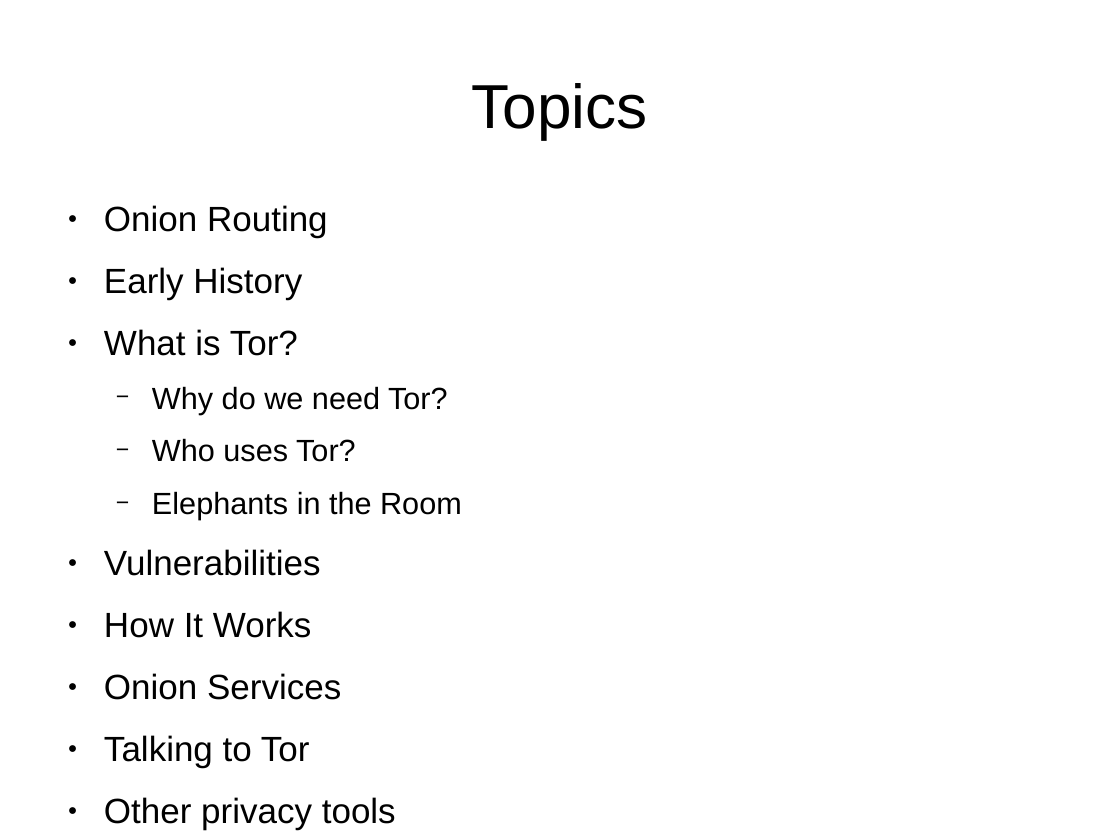
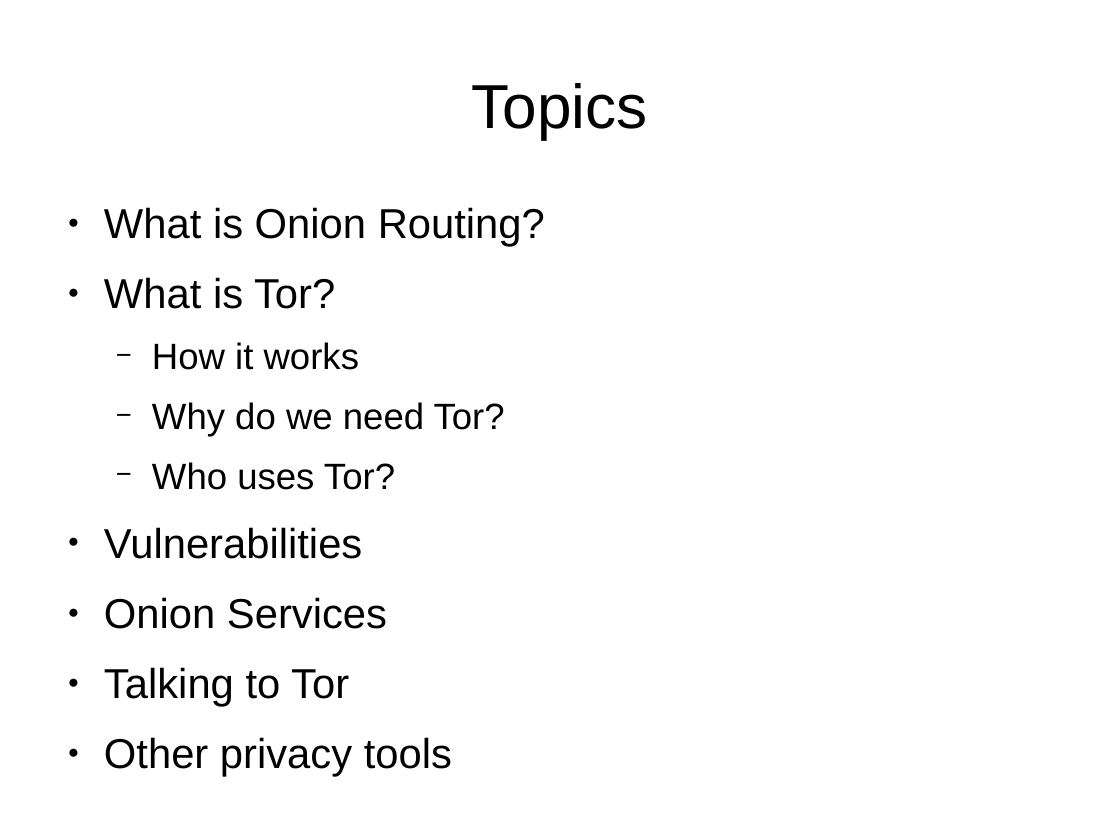
Before and after one commit to btoll/benjamintoll.com, a slide deck: slide 2 of static/talks/tor.odp. Drawn at 1120x840 pixels with LibreOffice and Linux fonts; fonts in the diff are those of the drawing. Boxes give left, top, right and bottom in pixels: in the first picture for what was removed or moved away, otherwise in the second. Text is boxed around its words. In the diff, an @@ line names an element or a change of style, - is before the commit and + after.

```diff
--- a/static/talks/tor.odp
+++ b/static/talks/tor.odp
@@ text at bbox=[104, 207, 545, 247]: text changed; size 24.8 to 29.6 pt @@
-● Onion Routing
-● Early History
+● What is Onion Routing?
@@ text at bbox=[104, 277, 505, 777]: size 24.8 to 29.6 pt in "What is Tor?", "Vulnerabilities", "Onion Services", "Talking to Tor" and 1 more places; size 21.7 to 25.9 pt in "Why do we need Tor?", "Who uses Tor?" @@
@@ text at bbox=[152, 342, 359, 370]: paragraph added @@
+  − How it works
@@ text at bbox=[152, 491, 462, 520]: paragraph removed @@
-  − Elephants in the Room
@@ text at bbox=[104, 611, 312, 638]: paragraph removed @@
-● How It Works
```
Also in this commit, not shown: 7 other slides changed, 11 slides added, 6 slides removed, 7 other files.
